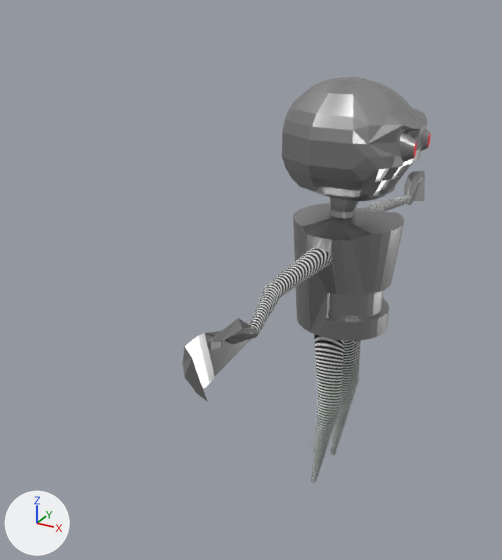
Renders of the Blender file Jump'n'Run_Collab/GOTY/Assets/Drop/BlenderFiles/robot_wip.blend from each side of a commit.
Before and after are seen from a 50 mm camera at (2.86, -7.45, 3.83) aimed at (-0.68, -1.01, 0.62). Lighting does not change. The marker at lower left points along +X, +Y and +Z.
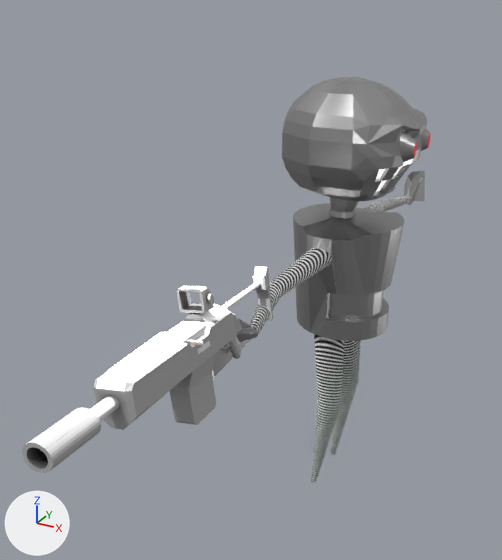
What differs and where, as boxes [x1, y1, x2, y2] in the pictures (502 x 560 px):
'Rifle', added
    after: [22, 266, 273, 473]

Edits to the bpy script that builds the scene:
```text
Add img_rifle_png:
    img_rifle_png = load_image('rifle.png', '../../Textures/rifle.png', 2048, 2048, 'sRGB')
Add mat_material_001:
    mat_material_001 = bpy.data.materials.new('Material.001')
    # uses the picture img_rifle_png
Add me_cube:
    me_cube.from_pydata(...)  # 733 vertices, 519 faces; spans x -0.27..0.43, y -3.93..4.44, z -1.17..0.87
    me_cube.materials.append(mat_material_001)
Add ob_rifle:
    ob_rifle = bpy.data.objects.new('Rifle', me_cube)
    ob_rifle.location = (0.07, -3.64, 1.13)
    ob_rifle.rotation_euler = (-0.0607, -0.174, 0.0528)  # degrees (-3.5, -10, 3)
    ob_rifle.scale = (0.596, 0.378, 0.502)
```
